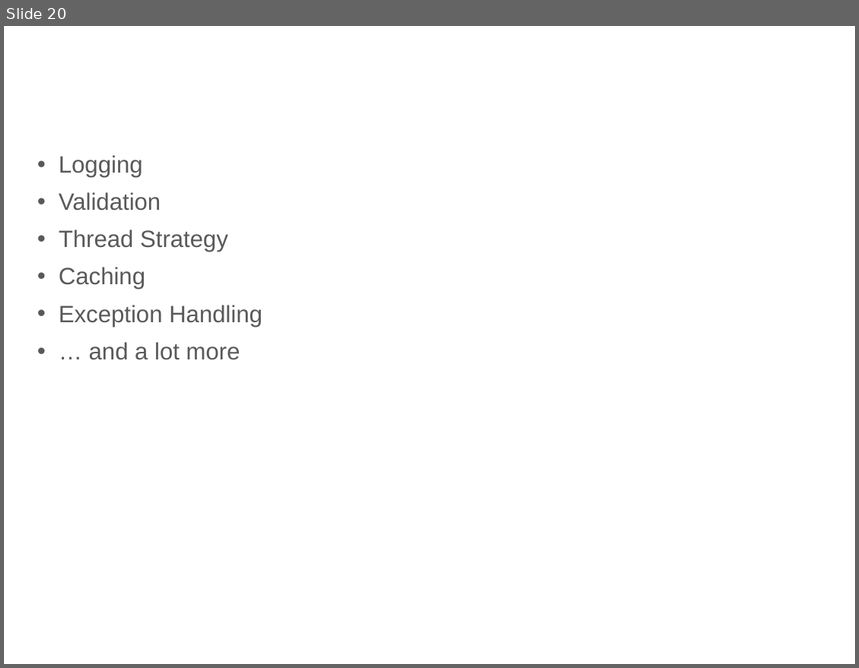
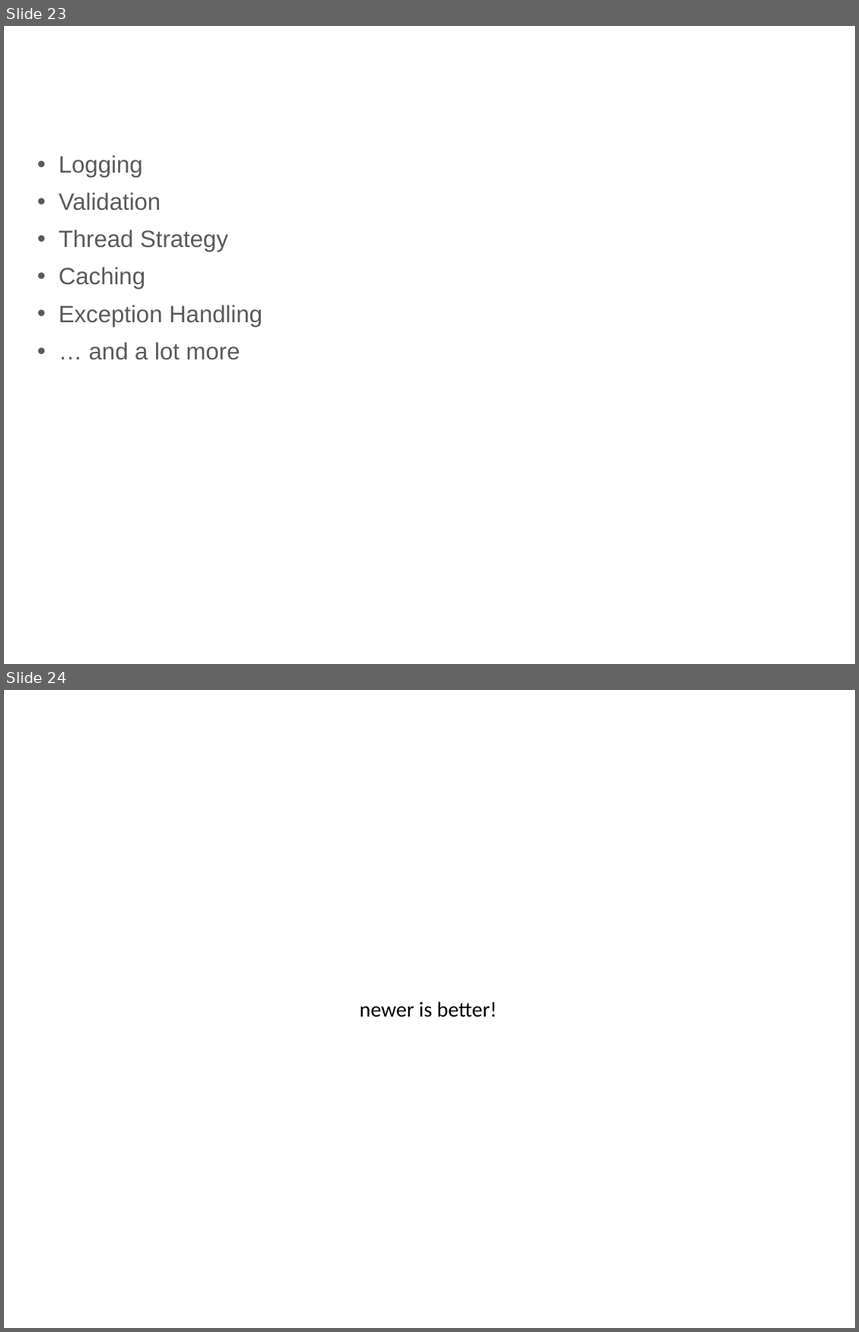
Before and after one commit to qicosmos/cppcon2017, a slide deck: CPP-Summit.pptx. Shown one above the other, each under a label of ours: slide 20 before the commit, slides 23 and 24 after it. The pictures are 859x668 and 859x1332 pixels, drawn with LibreOffice and Linux fonts; fonts in the diff are those of the drawing; background and template pictures are left out. Boxes give left, top, right and bottom in pixels: in the first picture for what was removed or moved away, otherwise in the second. Text is boxed around its words. In the diff, an @@ line names an element or a change of style, - is before the commit and + after.

```diff
--- a/CPP-Summit.pptx
+++ b/CPP-Summit.pptx
@@ slide 24 added at [4, 690, 855, 1328], background #FFFFFF @@
@@ text added at [360, 1002, 497, 1018], 18 pt, text #000000 @@
+newer is better!
@@ what was slide 20 is now slide 23 @@
```
Also in this commit, not shown: 2 slides changed, 3 other slides added.
